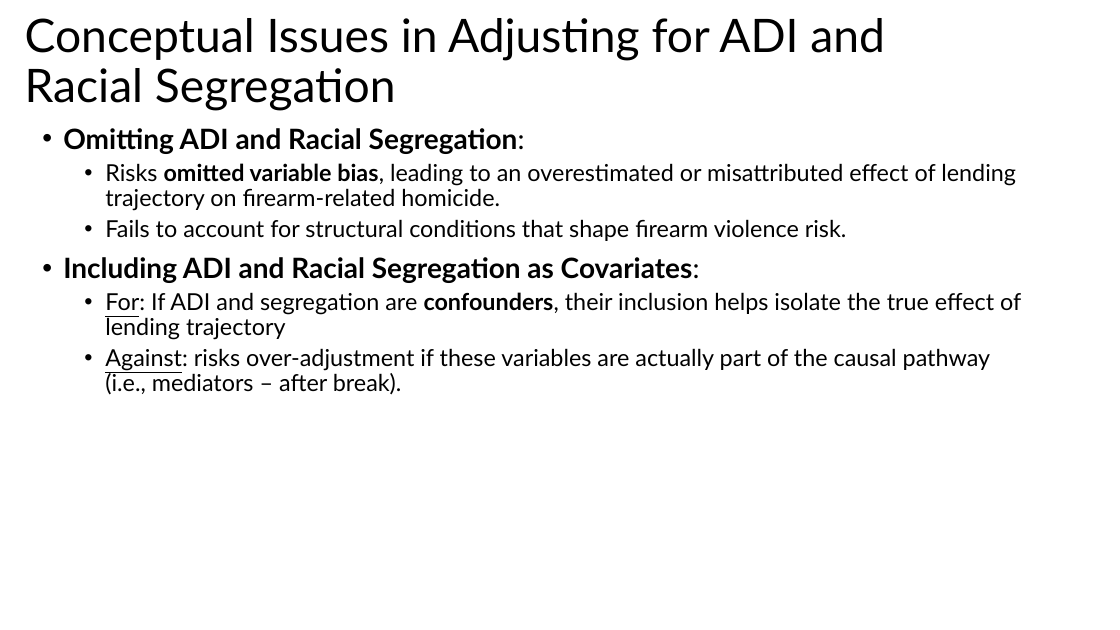
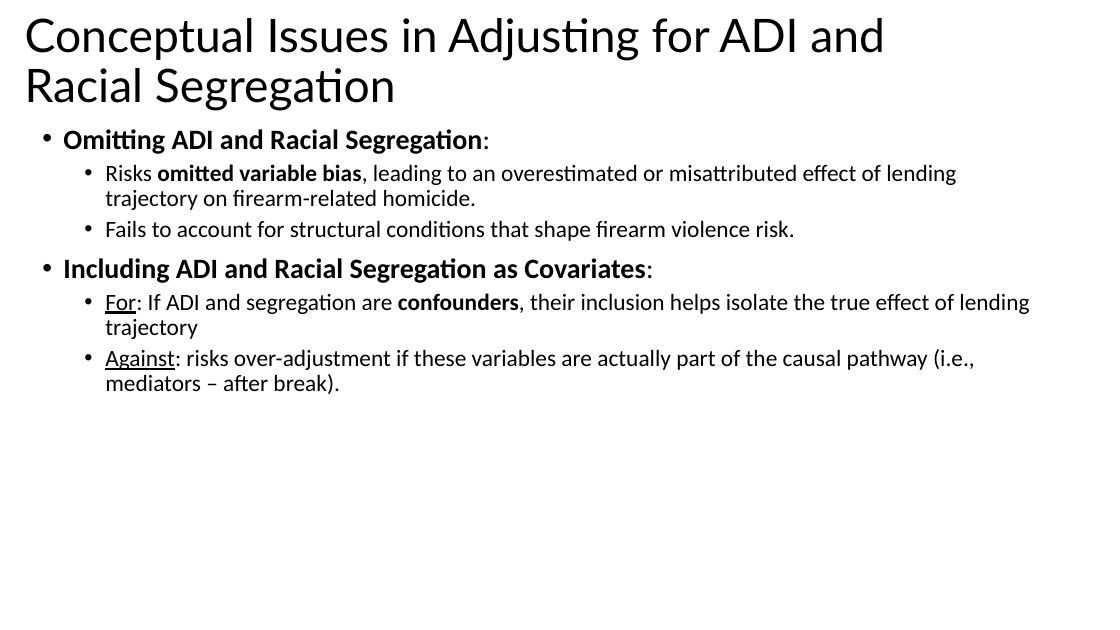
Before and after one commit to bigdataforsocialjustice/stats-for-social-justice, a slide deck: slide 26 of slides/dummy/dummy_vars.pptx (slide 25 before the commit). Drawn at 1120x630 pixels with LibreOffice and Linux fonts; fonts in the diff are those of the drawing. Boxes give left, top, right and bottom in pixels: in the first picture for what was removed or moved away, otherwise in the second. Text is boxed around its words. In the diff, an @@ line names an element or a change of style, - is before the commit and + after.

```diff
--- a/slides/dummy/dummy_vars.pptx
+++ b/slides/dummy/dummy_vars.pptx
@@ text "Omitting ADI and Racial Segregation:" at [63, 129, 1029, 394]: font Lato to Calibri @@
```
Also in this commit, not shown: 13 other slides changed, 1 slide added.
